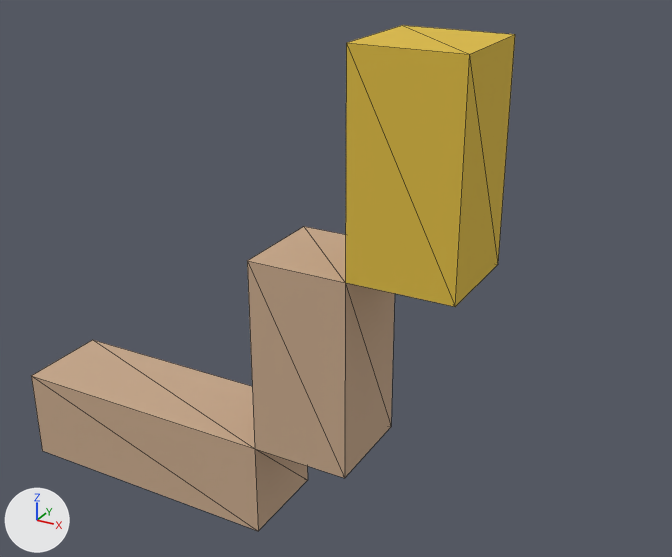
Before and after pictures for a commit that changed the FBX model res/voxel/characters/orc/entity/obj/fbx/orc_15_right_hand_attack.fbx.
The view is the same before and after, from a 50 mm camera at (0.342, -0.238, 1.521) aimed at (-0.054, 0.481, 1.161). Lighting does not change. The marker at lower left points along +X, +Y and +Z. Mesh edges are drawn as thin lines. Where no turn or scale is listed for an object, it has been applied to the vertices. Vertices at the same position are counted once.

The first picture shows 'right_hand_attack.012'.
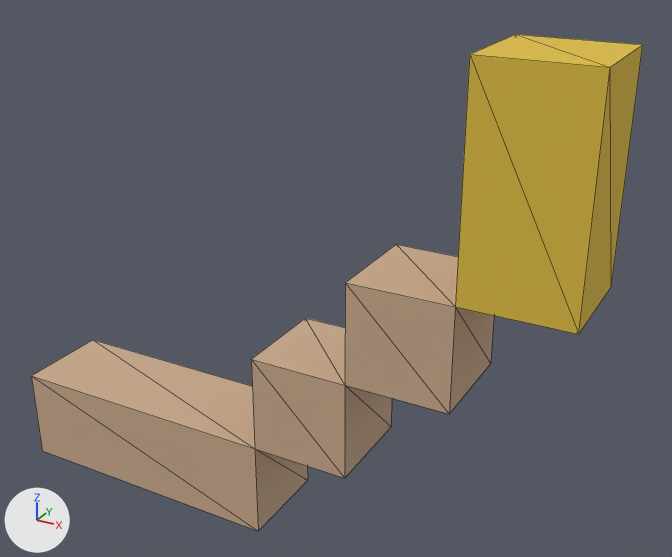
The newer file is also rescaled (x10.0), turned or shifted as a whole; pictures and numbers use the older file's frame.

What differs and where, as boxes [x1, y1, x2, y2] in the pictures (672 x 557 px):
'right_hand_attack.012', reshaped (26% wider): before [31, 25, 515, 531]; after [31, 34, 643, 531]
part 1 of me_right_hand_attack_012, built on: before [247, 25, 515, 478]; after [251, 34, 643, 478]

What the commit changed:
me_right_hand_attack_012 is used by ob_right_hand_attack_012; location (0.0, 0.0, 0.0).
me_right_hand_attack_012 had 20 vertices, 36 faces and spanned x -0.4..0.1, y 0.4..0.5, z 0.9..1.4.
me_right_hand_attack_012 now has 26 vertices, 48 faces and spans x -0.4..0.2, y 0.4..0.5, z 0.9..1.4.
Part 1, on me_right_hand_attack_012:
4 vertices are removed from x -0.1..0.0, y 0.4..0.5, z 1.2..1.4.
22 faces are deleted.
4 vertices are added at (-0.1, 0.4, 1.1), (-0.1, 0.5, 1.1), (0.0, 0.5, 1.1), (0.0, 0.4, 1.1).
6 new vertices lie (0.1, 0.0, 0.0) away from vertices in x 0.0..0.1, y 0.4..0.5, z 1.1..1.4.
34 new faces join them.
